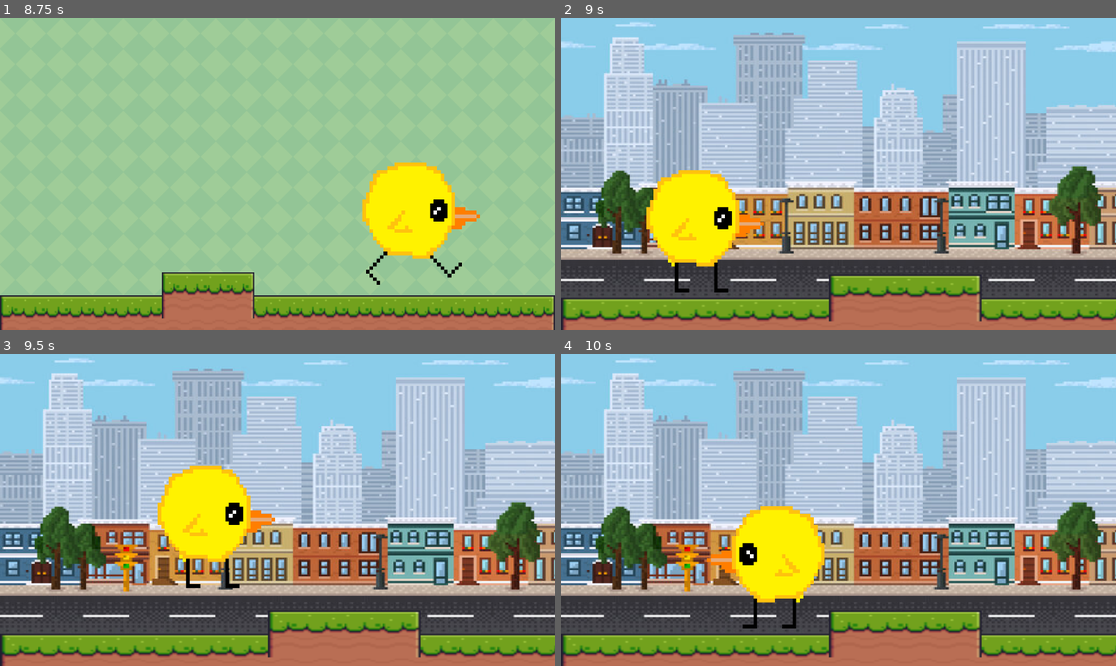
Above: before the commit, frames 1-4 (two rows, left to right).
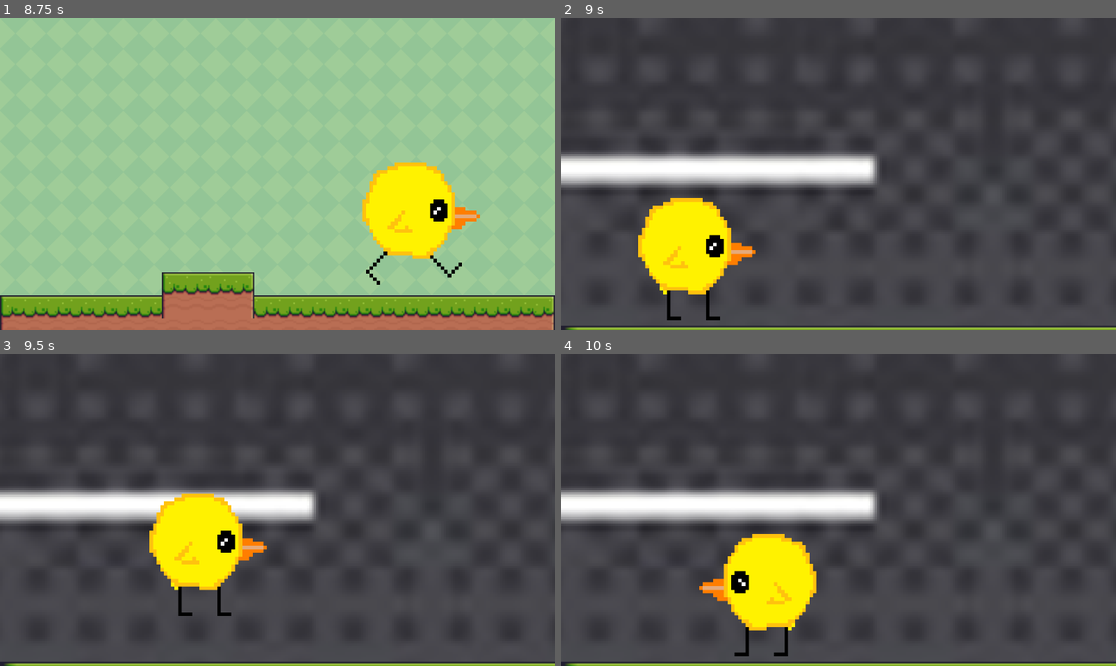
Above: after the commit, the same moments.

Repository: soupybloo/chick
Game: Godot game, scene res://scenes/1.truck_scene.tscn
The game is run twice, just before and just after one commit, with the same random seed, the same clock (stepped at 60 frames per second) and the same inputs.
Inputs:
- Up to frame 1 (8.75 s): tap Enter (ui_accept) at 0.5, 0.6, 0.77, 1.07, 1.35, 1.52, 1.82, 2.1, 2.85, 3.02, 3.32, 3.6, 3.77, 4.07, 4.35, 4.52, 4.82, 5.1, 5.85, 6.02, 6.32, 6.6, 6.77, 7.07, 7.35, 7.52, 7.82, 8.1 s; hold Right (ui_right) 0.53-2.03 s; hold Left (ui_left) 2.03-2.78 s; hold Right (ui_right) 2.78-4.28 s; hold Left (ui_left) 4.28-5.03 s; hold Right (ui_right) 5.03-5.78 s; hold Left (ui_left) 5.78-7.28 s; hold Right (ui_right) from 7.28 s (still down)
- Up to frame 2 (9 s): keep holding Right (ui_right); tap Enter (ui_accept) at 8.85 s
- Up to frame 3 (9.5 s): keep holding Right (ui_right); tap Enter (ui_accept) at 9.02, 9.32 s
- Up to frame 4 (10 s): release Right (ui_right) at 9.53 s; hold Left (ui_left) from 9.53 s (still down); tap Enter (ui_accept) at 9.6, 9.77 s

Frame 1 is identical in both runs. In frame 2, 89% of the frame differs, in the area x 0-100%, y 0-100%; in frame 3, 88%; in frame 4, 89%.

Commit message:
added road lol

Diff:
--- a/scenes/2.chase_scene.tscn
+++ b/scenes/2.chase_scene.tscn
@@ -1,6 +1,6 @@
 [gd_scene load_steps=8 format=3 uid="uid://pa3gpodtjvd"]
 
-[ext_resource type="Texture2D" uid="uid://dh62x0wptmwpk" path="res://backgrounds/truck chase.jpg" id="1_myvbg"]
+[ext_resource type="Texture2D" uid="uid://ceva7rq72k1yc" path="res://backgrounds/pixel road.png" id="1_0sxqi"]
 [ext_resource type="Texture2D" uid="uid://laa2oboh1koj" path="res://terrain/Terrain (16x16).png" id="2_6xitw"]
 [ext_resource type="PackedScene" uid="uid://8vdibio3twlg" path="res://characters/character_scenes/placeholder_character.tscn" id="3_8d06a"]
 [ext_resource type="Script" path="res://scenes/transition_to_caterpillar.gd" id="4_3075u"]
@@ -465,17 +465,20 @@
 anchors_preset = 15
 anchor_right = 1.0
 anchor_bottom = 1.0
-offset_right = -49.0
-offset_bottom = -288.0
+offset_left = -7.0
+offset_top = 2.0
+offset_right = 487.0
+offset_bottom = -421.0
 grow_horizontal = 2
 grow_vertical = 2
-scale = Vector2(2.23489, 1.65136)
-texture = ExtResource("1_myvbg")
+scale = Vector2(4.89775, 4.61124)
+pivot_offset = Vector2(21.9741, 51.3255)
+texture = ExtResource("1_0sxqi")
 expand_mode = 1
 stretch_mode = 1
 
 [node name="TileMap" type="TileMap" parent="CanvasLayer"]
-scale = Vector2(4.96302, 3.02772)
+scale = Vector2(13.9676, 3.33052)
 tile_set = SubResource("TileSet_krwbi")
 format = 2
 layer_0/tile_data = PackedInt32Array(786432, 393216, 0, 851968, 393216, 1, 786433, 458752, 0, 851969, 458752, 1, 786434 …(1550 unchanged characters)…
@@ -488,6 +491,7 @@
 script = ExtResource("4_3075u")
 
 [node name="CollisionShape2D" type="CollisionShape2D" parent="CanvasLayer/Area2D"]
+visible = false
 position = Vector2(1185.25, 464.75)
 shape = SubResource("RectangleShape2D_5lhmo")
 
Binary file added: backgrounds/8 bit alley.png
Not shown, added: backgrounds/8 bit alley.png.import
Binary file added: backgrounds/pixel road.png
Not shown, added: backgrounds/pixel road.png.import
